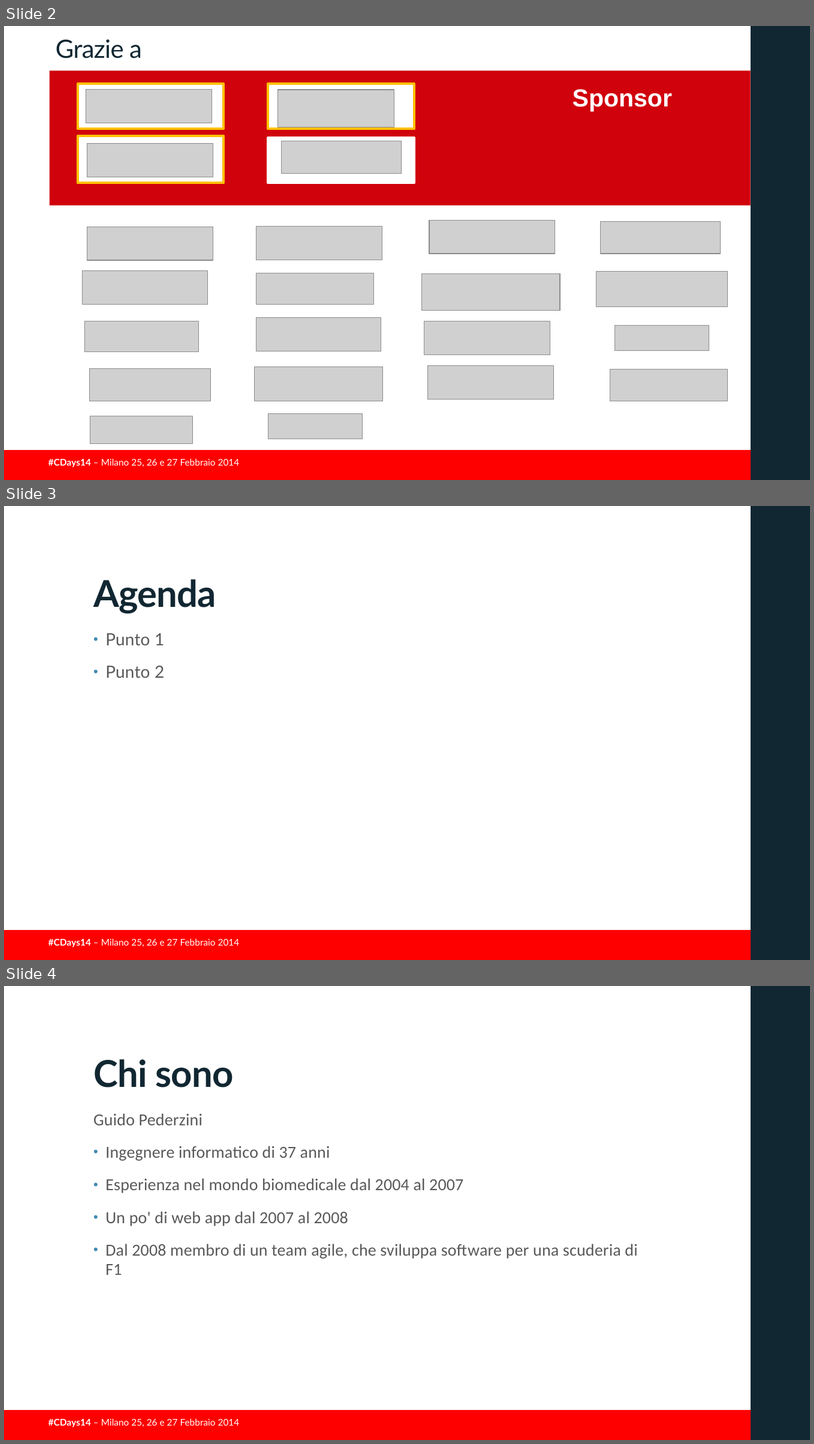
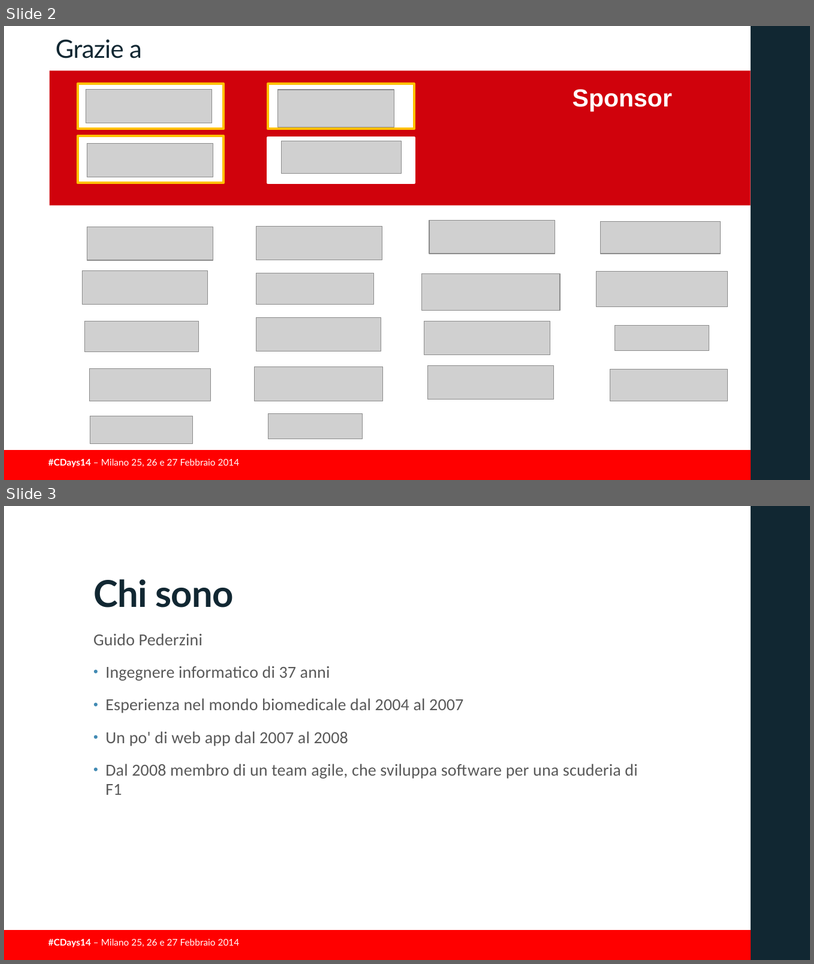
Before and after one commit to guidop/CDays14, a slide deck: presentazioneCDAYS2014.pptx. Shown one above the other, each under a label of ours: slides 2, 3 and 4 before the commit, slides 2 and 3 after it. The pictures are 814x1444 and 814x964 pixels, drawn with LibreOffice and Linux fonts; fonts in the diff are those of the drawing; grey boxes stand for pictures; background and template pictures are left out. Boxes give left, top, right and bottom in pixels: in the first picture for what was removed or moved away, otherwise in the second. Text is boxed around its words. In the diff, an @@ line names an element or a change of style, - is before the commit and + after.

```diff
--- a/presentazioneCDAYS2014.pptx
+++ b/presentazioneCDAYS2014.pptx
@@ slide 3 removed at (4, 506, 810, 960), background #FFFFFF; not listed: 3 template elements that a slide beside it also shows @@
@@ title removed at (93, 579, 216, 613) @@
-Agenda
@@ text removed at (105, 633, 164, 678) @@
-• Punto 1
-• Punto 2
@@ what was slide 4 is now slide 3 @@
```
Also in this commit, not shown: 3 slides changed, 2 slides added.
